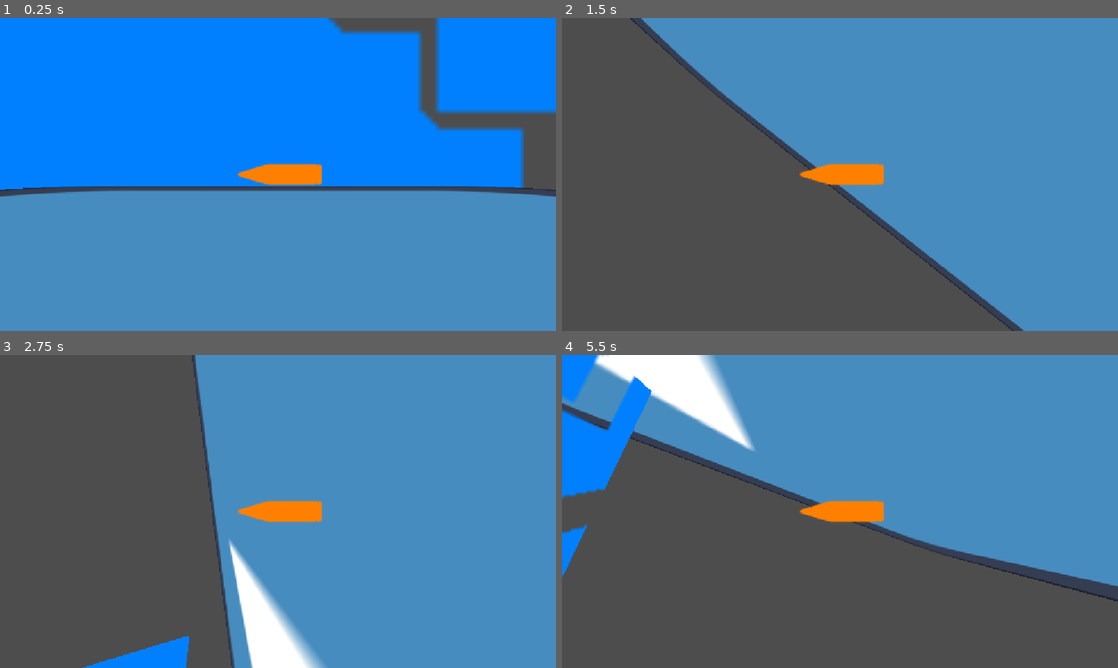
Above: before the commit, frames 1-4 (two rows, left to right).
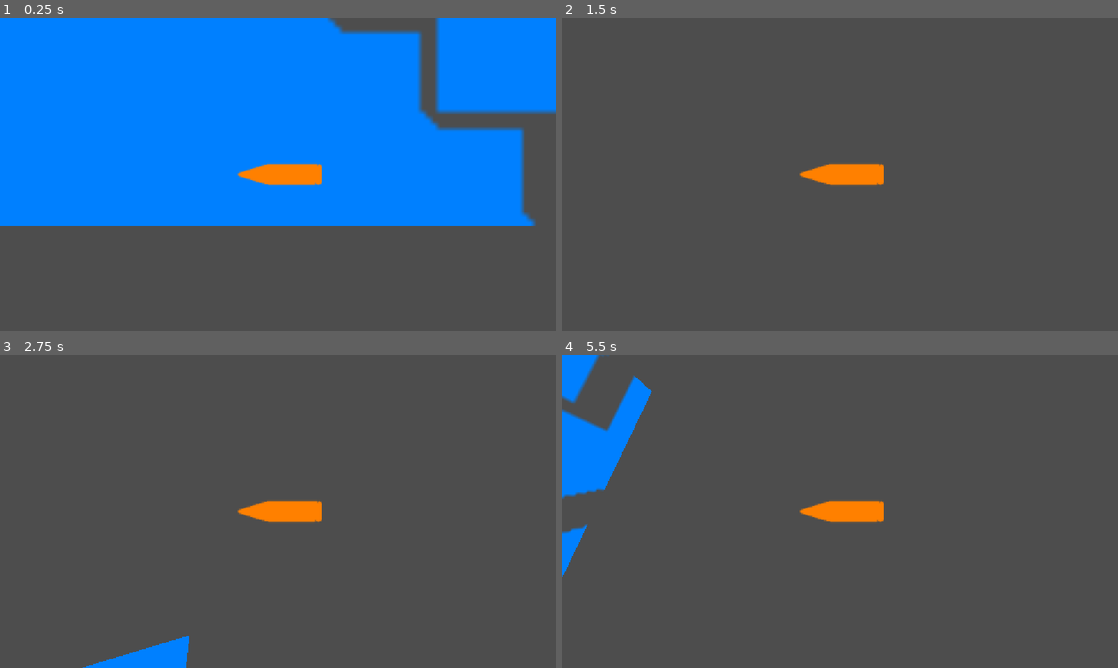
Above: after the commit, the same moments.

Repository: cyan-teal/flying-bullet-3d
Game: Godot game, scene res://scenes/game.tscn
Two runs of this game, one before a commit and one after it. Both use one fixed random seed, a clock stepped at 60 frames per second and the inputs below. The engine's default icon, where the game draws it, is replaced by a stand-in: a white triangle on a blue panel in a dark square.
Inputs:
- Up to frame 1 (0.25 s): no input
- Up to frame 2 (1.5 s): tap Enter at 0.5 s; hold Right (turn_right) 0.53-1.28 s; hold Down (turn_down) from 1.28 s (still down)
- Up to frame 3 (2.75 s): release Down (turn_down) at 2.03 s; hold Right (turn_right) from 2.03 s (still down)
- Up to frame 4 (5.5 s): release Right (turn_right) at 2.78 s; hold Up (turn_up) 2.78-3.53 s; hold A (turn_left) 3.53-5.03 s; hold Down (turn_down) from 5.03 s (still down)

The runs differ from the first frame. In frame 1, 46% of the frame differs, in the area x 0-100%, y 53-100%; in frame 2, 52%; in frame 3, 61%, in the area x 34-100%, y 0-100%; in frame 4, 47%.

Commit message:
Delete world floor

Diff:
--- a/flying-bullet-3d/scenes/world.tscn
+++ b/flying-bullet-3d/scenes/world.tscn
@@ -2,7 +2,6 @@
 
 [ext_resource type="PackedScene" uid="uid://f6521co3ei3v" path="res://scenes/bullet.tscn" id="1_nnsk1"]
 [ext_resource type="PackedScene" uid="uid://bx6ak22a2qnfv" path="res://scenes/obstacle.tscn" id="2_rwgxs"]
-[ext_resource type="Texture2D" uid="uid://d2d5hrm8hekwr" path="res://assets/icon.svg" id="3_4wyf3"]
 
 [node name="World" type="Node3D" unique_id=1877161576]
 
@@ -13,7 +12,3 @@
 
 [node name="Obstacle" parent="." unique_id=1347821876 instance=ExtResource("2_rwgxs")]
 transform = Transform3D(10, 0, 0, 0, 10, 0, 0, 0, 10, 0, 5, 3)
-
-[node name="Floor" type="Sprite3D" parent="." unique_id=1196764948]
-transform = Transform3D(128, 0, 0, 0, -5.5950577e-06, 128, 0, -128, -5.5950577e-06, 0, -5, 0)
-texture = ExtResource("3_4wyf3")
